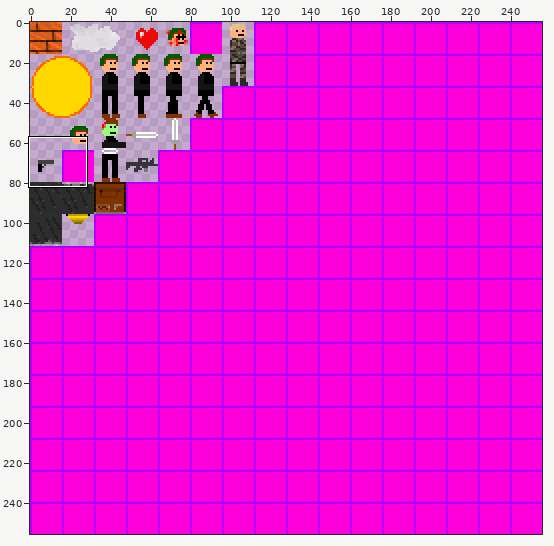
Sprite sheet -- Hanfeldt Game/res/images/spritesheet.png. Above, an overview of the earlier version with the close-up marked.
Close-up. Before the edit:
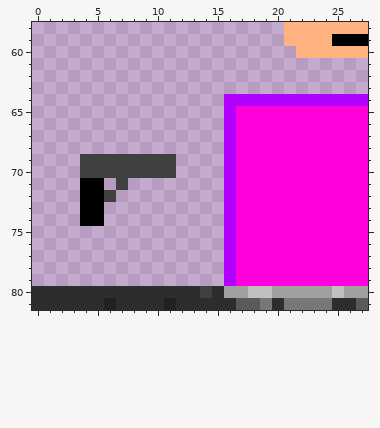
The file is 256x256 pixels. Pixels under 10% opacity are left out. Colours within 5 levels of each other are drawn and written as one. Shown: x 0..27, y 58..81.
New version:
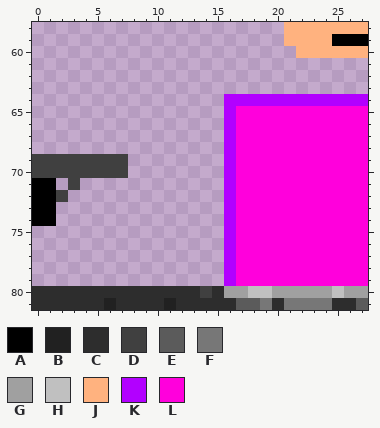
Palette (. is transparent): A #000000  B #212121  C #2d2d2d  D #404040  E #5b5b5b  F #777777  G #a0a0a0  H #c0c0c0  J #ffb27f  K #b200ff  L #ff00dc
Change:
y 69..70: x 0..3 .... -> DDDD; x 8..11 DDDD -> ....
y 71: x 0..1 .. -> AA; x 3..5 .AA -> D..; x 7 D -> .
y 72: x 0..2 ... -> AAD; x 4..6 AAD -> ...
y 73..74: x 0..1 .. -> AA; x 4..5 AA -> ..
Pixel boxes of the changes (left, top, right, bottom) in both close-ups:
changed: (32, 154, 176, 226)
